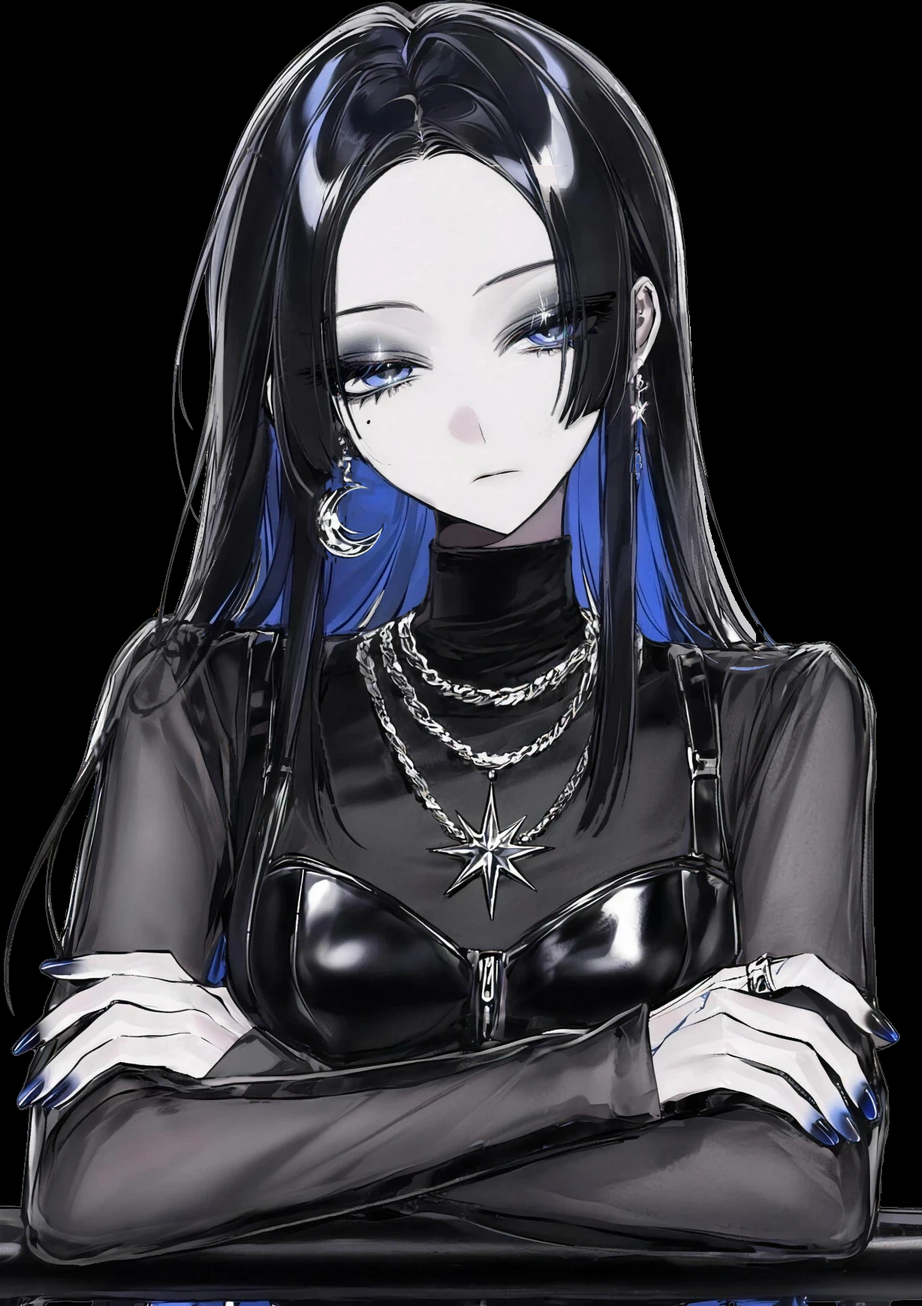
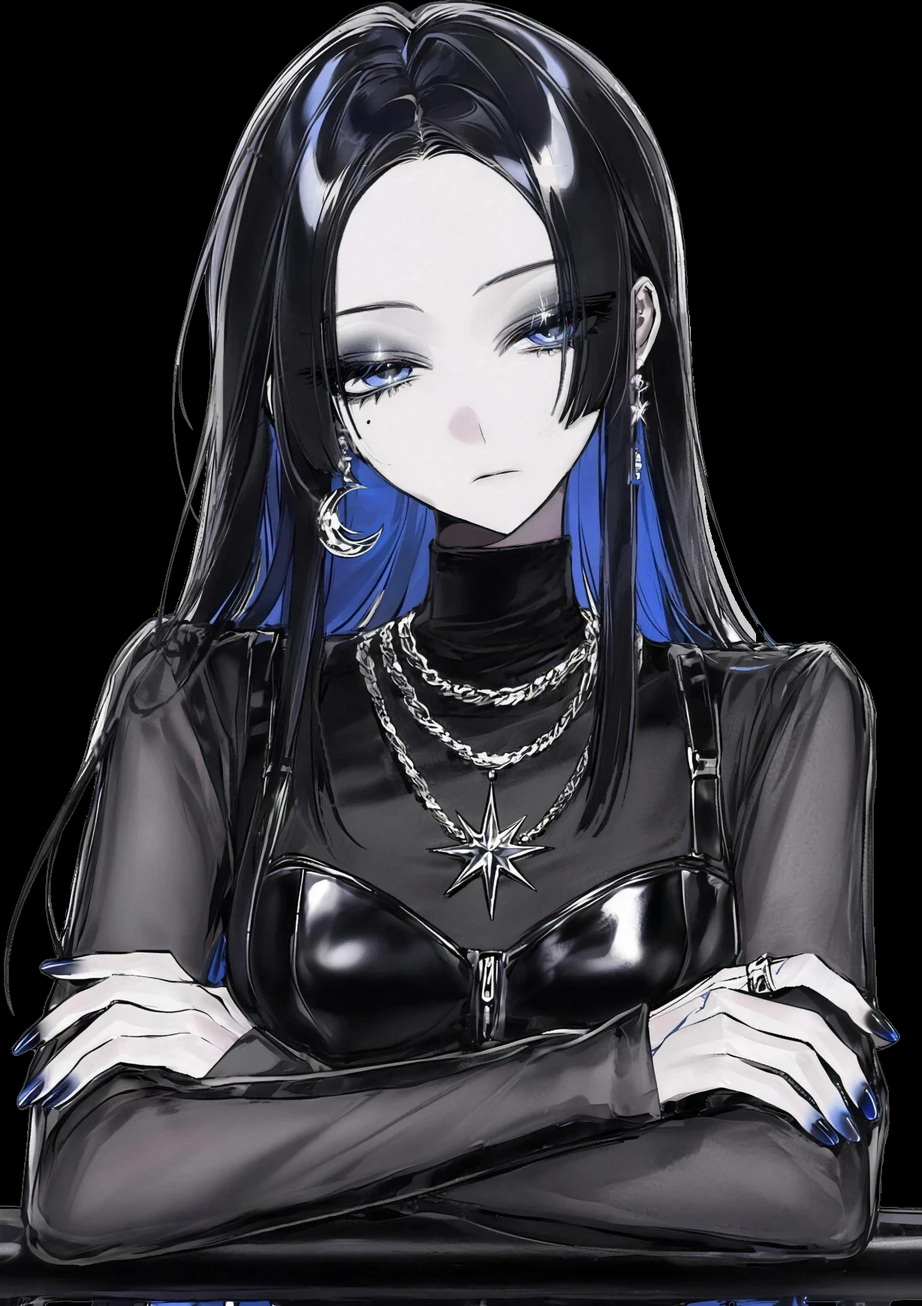
Revision of a layered 922 x 1306 image; what changed, layer by layer:
painted on "front_hair" over [272, 151, 667, 485]
painted on "earStar" over [625, 357, 652, 482]
painted on "earMoon" over [314, 434, 385, 560]
painted on "strand02" over [548, 151, 787, 837]
painted on "strand01" over [126, 149, 437, 846]
painted on "strand00" over [21, 734, 107, 903]
painted on "underHair" over [114, 421, 787, 838]
painted on "REFERENCE (ignored)" over [318, 190, 430, 508]
